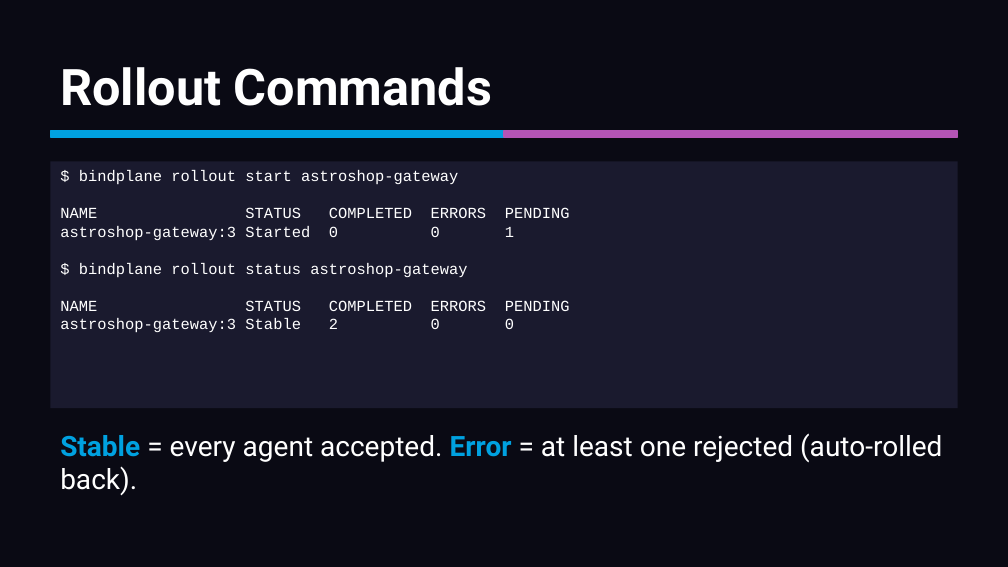
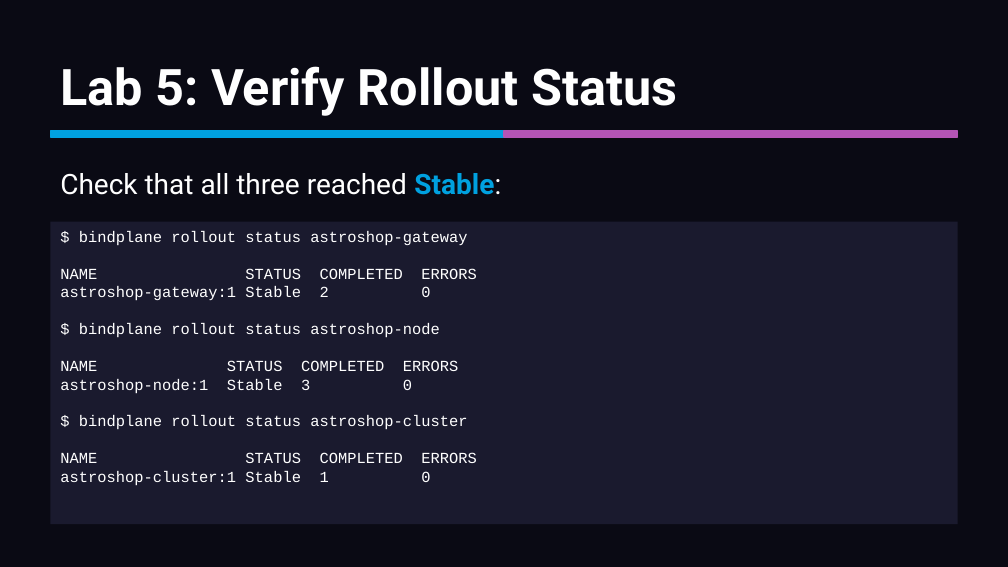
Before and after one commit to mreider/astroshop-bindplane-labs, a slide deck: slide 42 of docs/bindplane-primer/bindplane-primer.pptx (slide 28 before the commit). Drawn at 1008x567 pixels with LibreOffice and Linux fonts; fonts in the diff are those of the drawing. Boxes give left, top, right and bottom in pixels: in the first picture for what was removed or moved away, otherwise in the second. Text is boxed around its words. In the diff, an @@ line names an element or a change of style, - is before the commit and + after.

```diff
--- a/docs/bindplane-primer/bindplane-primer.pptx
+++ b/docs/bindplane-primer/bindplane-primer.pptx
@@ text at box(60, 66, 677, 116): text changed @@
-Rollout Commands
+Lab 5: Verify Rollout Status
@@ text in rectangle at box(60, 170, 514, 241): paragraphs removed @@
-$ bindplane rollout start astroshop-gateway
-NAME STATUS COMPLETED ERRORS PENDING
-astroshop-gateway:3 Started 0 0 1
@@ text added at box(60, 173, 501, 195), 20 pt, text #FFFFFF @@
+Check that all three reached Stable:
@@ rectangle "$ bindplane rollout status astroshop-gateway": place and size @@
-rectangle "$ bindplane rollout status astroshop-gateway" at box(50, 161, 958, 408)
+rectangle "$ bindplane rollout status astroshop-gateway" at box(50, 222, 958, 524)
@@ text in rectangle at box(60, 268, 467, 486): text changed @@
-NAME STATUS COMPLETED ERRORS PENDING
-astroshop-gateway:3 Stable 2 0 0
+NAME STATUS COMPLETED ERRORS
+astroshop-gateway:1 Stable 2 0
+$ bindplane rollout status astroshop-node
+NAME STATUS COMPLETED ERRORS
+astroshop-node:1 Stable 3 0
+$ bindplane rollout status astroshop-cluster
+NAME STATUS COMPLETED ERRORS
+astroshop-cluster:1 Stable 1 0
@@ text removed at box(60, 433, 942, 495) @@
-Stable = every agent accepted. Error = at least one rejected (auto-rolled back).
```
Also in this commit, not shown: 27 other slides changed, 27 slides added, 13 slides removed, 1 other file.
